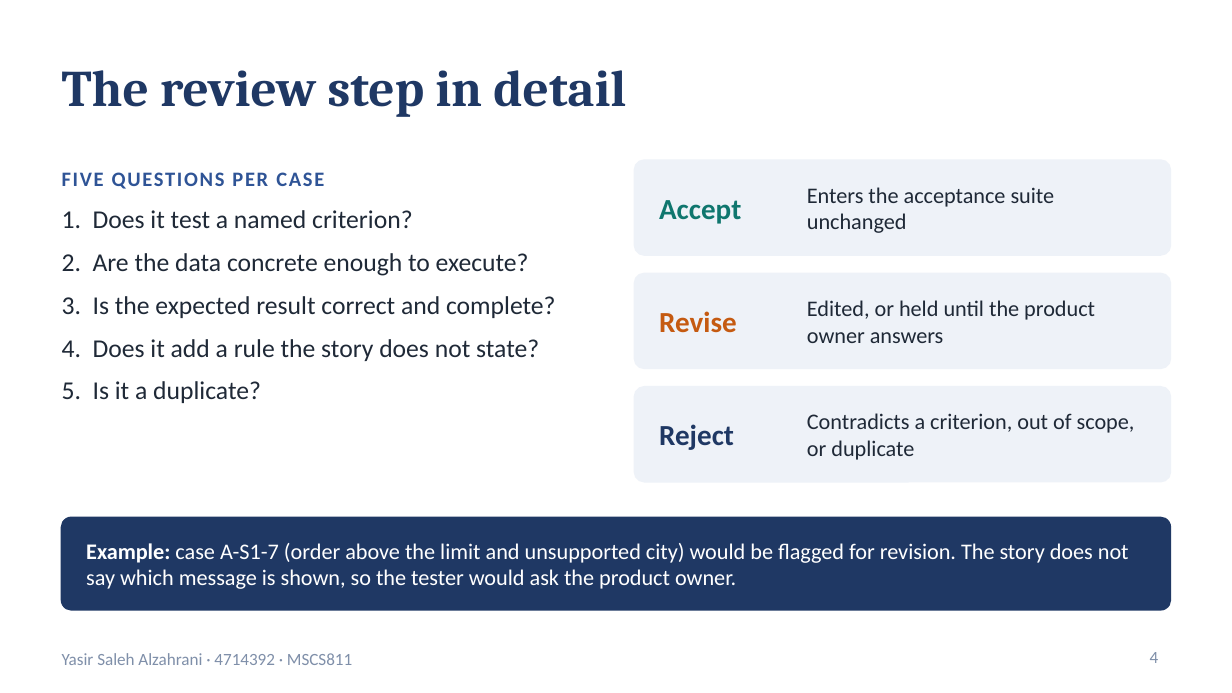
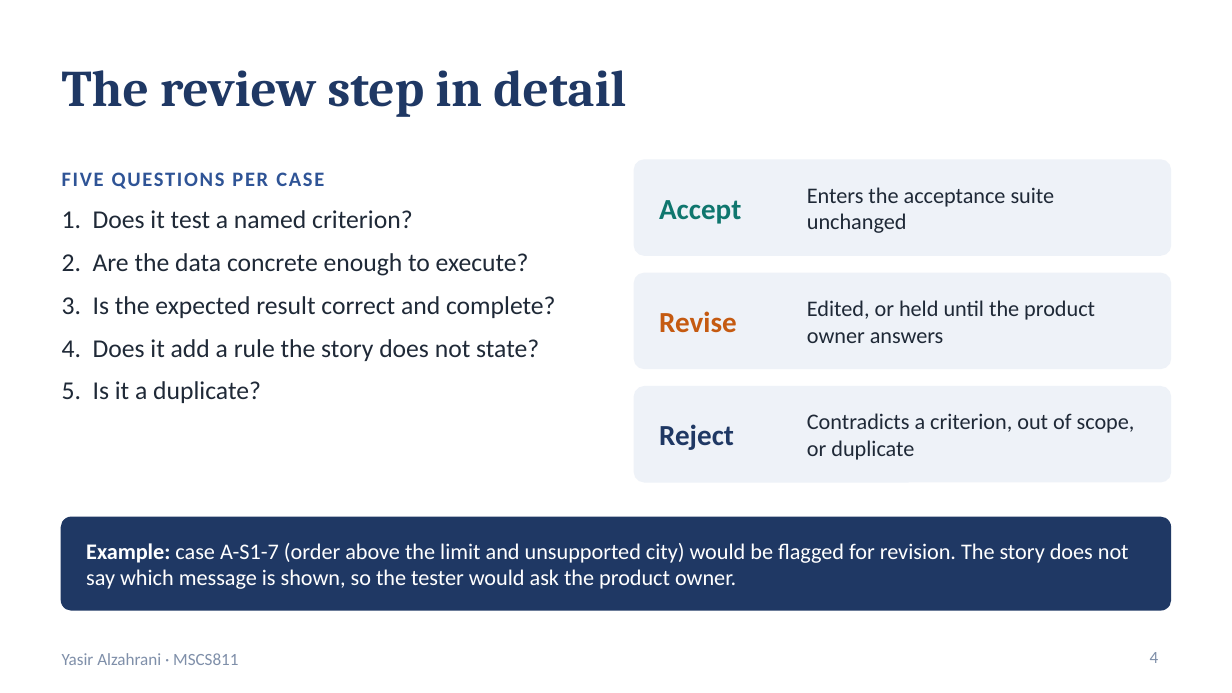
Before and after one commit to yasir2z/MSCS811-LLM-Acceptance-Testing, a slide deck: slide 4 of presentation/MSCS811_Presentation.pptx. Drawn at 1232x693 pixels with LibreOffice and Linux fonts; fonts in the diff are those of the drawing. Boxes give left, top, right and bottom in pixels: in the first picture for what was removed or moved away, otherwise in the second. Text is boxed around its words. In the diff, an @@ line names an element or a change of style, - is before the commit and + after.

```diff
--- a/presentation/MSCS811_Presentation.pptx
+++ b/presentation/MSCS811_Presentation.pptx
@@ text at [62,653,238,665]: text changed @@
-Yasir Saleh Alzahrani · 4714392 · MSCS811
+Yasir Alzahrani · MSCS811
```
Also in this commit, not shown: 5 other slides changed.
